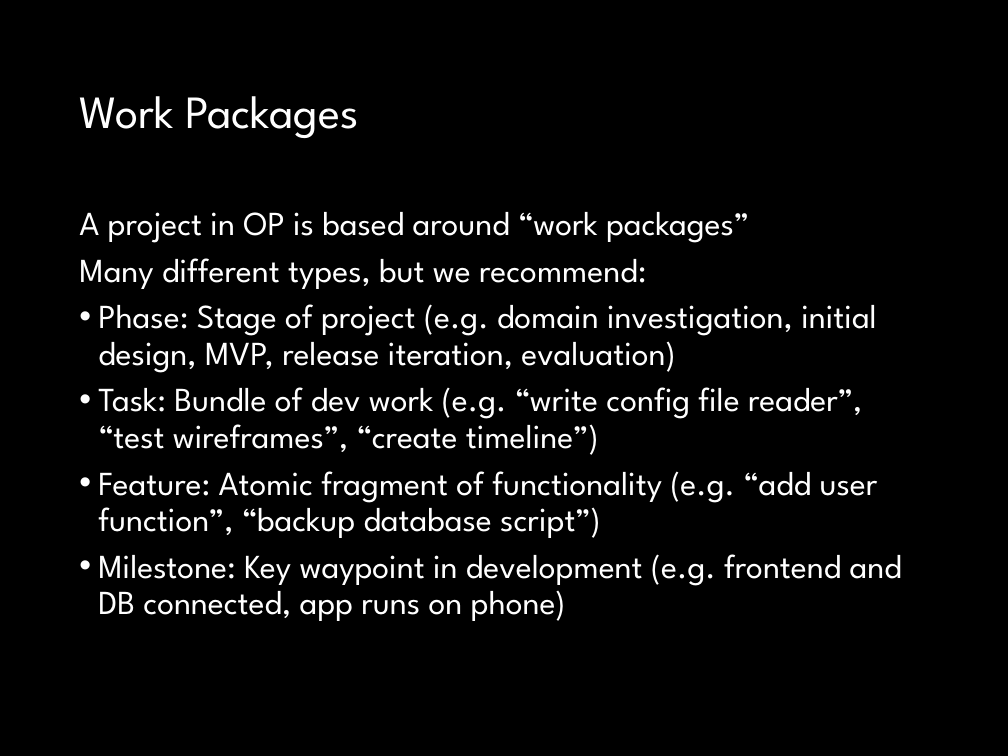
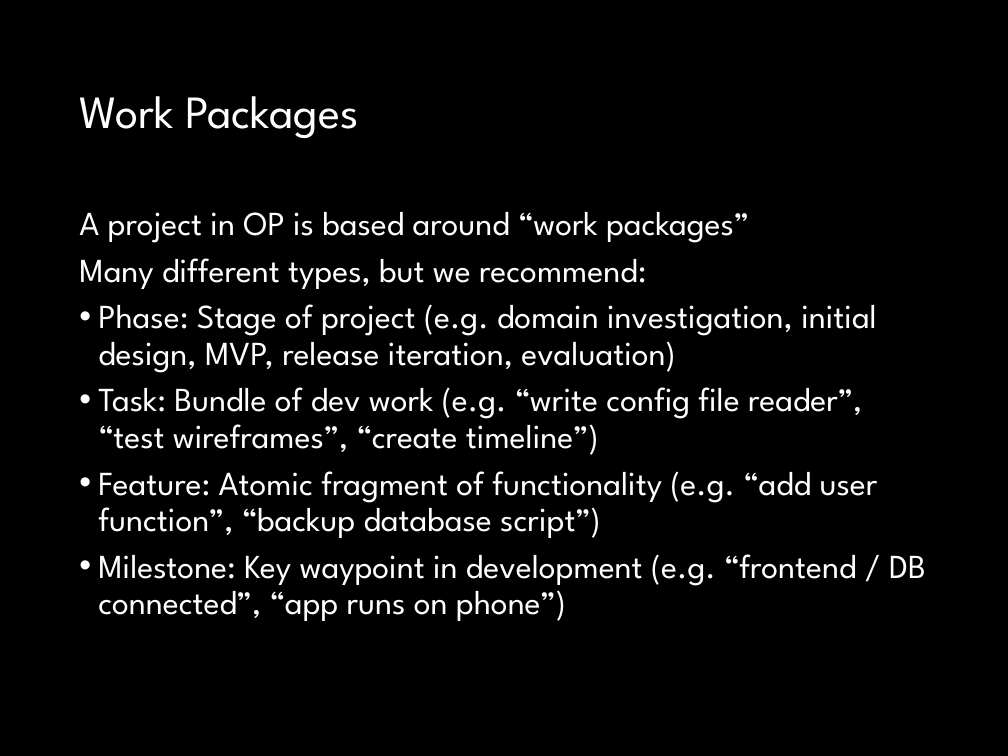
Before and after one commit to fossabot/SPE2018, a slide deck: slide 6 of Lecture Slides/02 Open Project.pptx. Drawn at 1008x756 pixels with LibreOffice and Linux fonts; fonts in the diff are those of the drawing. Boxes give left, top, right and bottom in pixels: in the first picture for what was removed or moved away, otherwise in the second. Text is boxed around its words. In the diff, an @@ line names an element or a change of style, - is before the commit and + after.

```diff
--- a/Lecture Slides/02 Open Project.pptx
+++ b/Lecture Slides/02 Open Project.pptx
@@ text at [98, 554, 926, 621]: text changed @@
-• Milestone: Key waypoint in development (e.g. frontend and DB connected, app runs on phone)
+• Milestone: Key waypoint in development (e.g. “frontend / DB connected”, “app runs on phone”)
```
Also in this commit, not shown: 6 other slides changed, 2 slides added, 2 slides removed, 1 other file.
